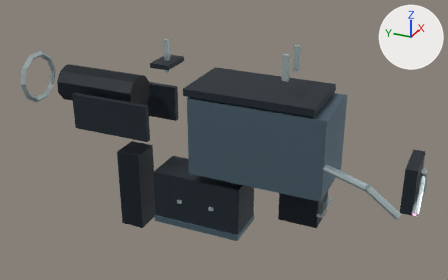
Two versions of the glTF model godot/first_person/art/world-9.glb, one commit apart.
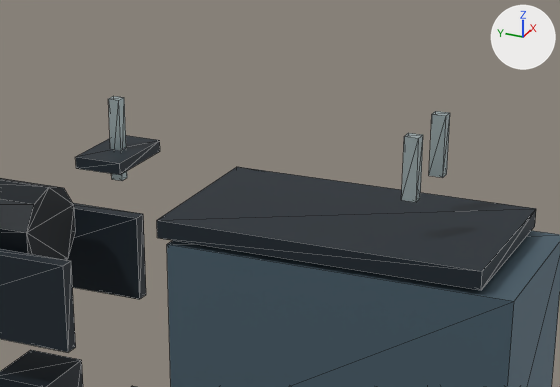
Each version is shown whole from a 50 mm lens placed at (-1.311, -0.355, 0.617), pointed at (-0.001, 0.234, -0.038), then close up on the part from 27% to 77% of the width and 0% to 56% of the height. Lighting does not change. The marker at upper right points along +X, +Y and +Z. The first two pictures are the older version. The close-ups show mesh edges as thin lines. Where no turn or scale is listed for an object, it has been applied to the vertices. Vertices at exactly the same position are counted once.

The first close-up shows 'barrel-assembly-cavity', 'body-dark', 'body-light', 'body-rubber', 'body-trim'.
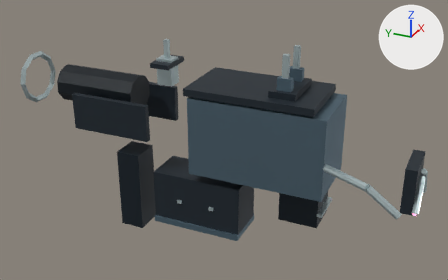
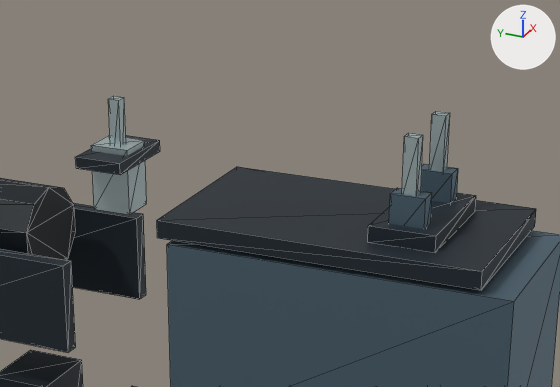
Location of each change, (x1, y1, x2, y2) in pixels of the close-ups (560 x 387 px):
'body-light', reshaped: before (167, 230, 560, 387); after (167, 164, 560, 387)
'body-trim', reshaped: before (108, 96, 450, 202); after (91, 96, 450, 215)
part 1 of me_cube_483, added: after (368, 193, 476, 252)
part 2 of me_cube_482, added (blue): after (389, 188, 432, 229)
part 3 of me_cube_482, added (blue): after (421, 164, 458, 203)
part 4 of me_torus_071, added: after (91, 135, 147, 215)

What the commit changed:
me_cube_483 is used by ob_body_dark; location (0.0, 0.14, 0.11).
me_cube_483 had 40 vertices, 60 faces and spanned x -0.09..0.09, y -0.389..0.49, z -0.22..0.043.
me_cube_483 now has 48 vertices, 72 faces and spans x -0.09..0.09, y -0.389..0.49, z -0.22..0.043.
me_cube_483 part 1: a new loose piece, a box spanning x -0.061..0.061, y -0.108..-0.043, z 0.008..0.024, in mat_dark (dark blue #202b34).
me_cube_482 is used by ob_body_light; location (0.0, 0.12, -0.004).
me_cube_482 had 8 vertices, 12 faces and spanned x -0.09..0.09, y -0.17..0.17, z -0.1..0.1.
me_cube_482 now has 24 vertices, 36 faces and spans x -0.09..0.09, y -0.17..0.17, z -0.1..0.167.
me_cube_482 part 2: a new loose piece, a box spanning x -0.049..-0.03, y -0.072..-0.038, z 0.117..0.167, in mat_light (blue #617886).
me_cube_482 part 3: a new loose piece, a box spanning x 0.03..0.049, y -0.072..-0.038, z 0.117..0.167, in mat_light (blue #617886).
me_torus_071 is used by ob_body_trim; location (0.0, 0.809, 0.05).
me_torus_071 had 152 vertices, 268 faces and spanned x -0.149..0.073, y -1.072..0.009, z -0.234..0.167.
me_torus_071 now has 160 vertices, 280 faces and spans x -0.149..0.073, y -1.072..0.009, z -0.234..0.167.
me_torus_071 part 4: a new loose piece, a box spanning x -0.019..0.019, y -0.44..-0.399, z 0.041..0.109, in mat_trim (light grey #c5d6d8).
